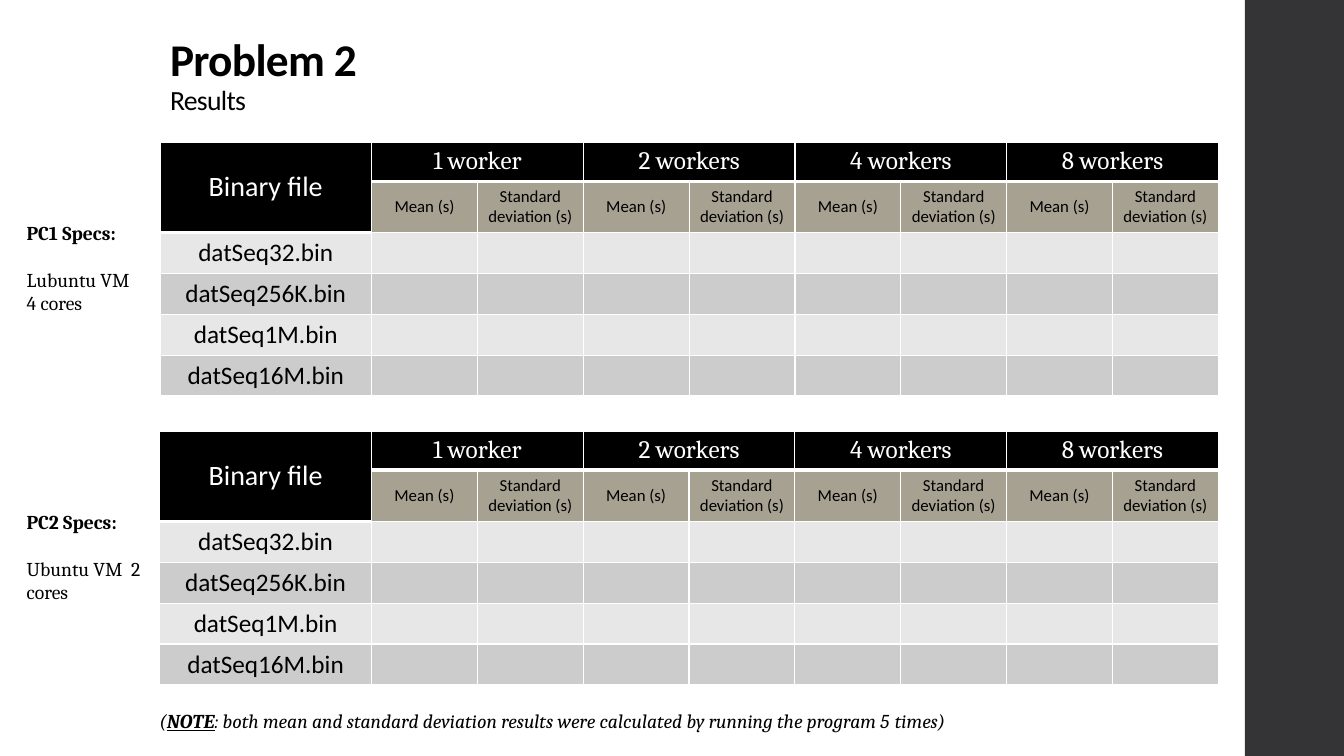
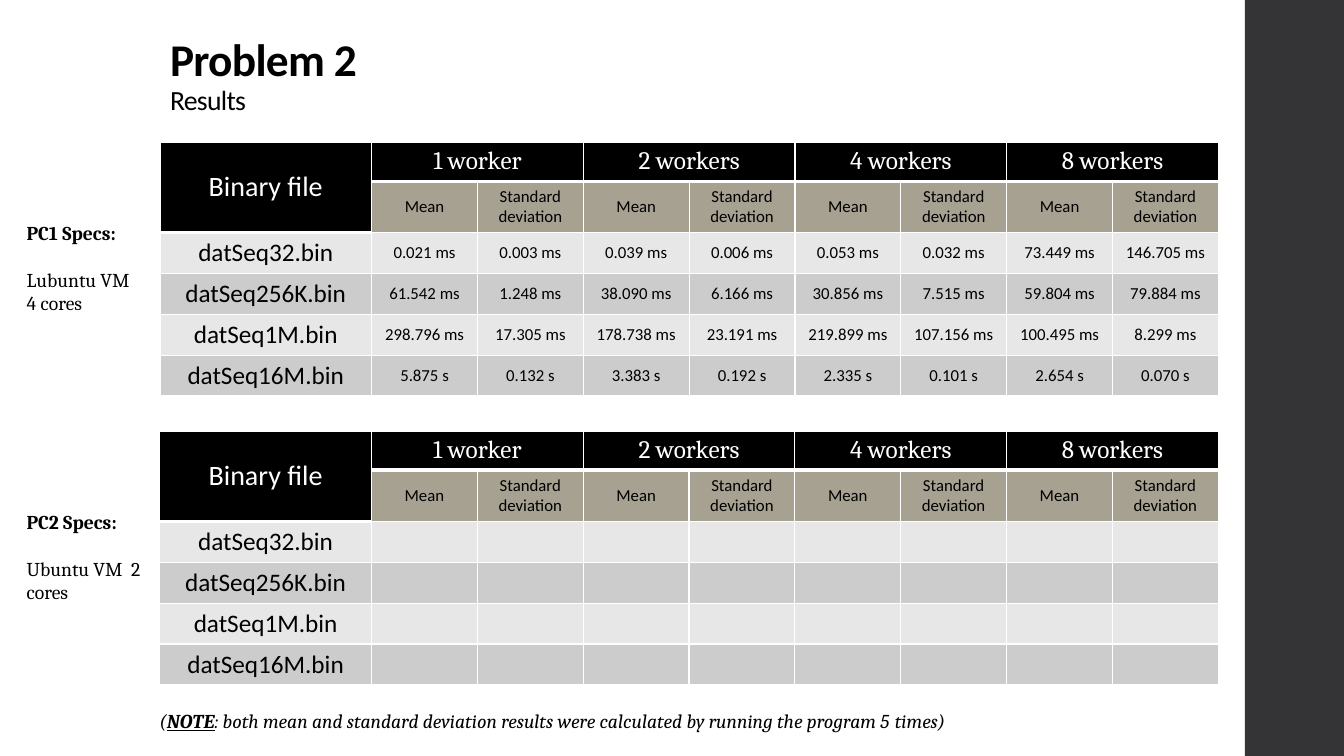
Before and after one commit to xL1fer/CLE_2022_2023, a slide deck: slide 6 of CLE2_T3G5/present.pptx. Drawn at 1344x756 pixels with LibreOffice and Linux fonts; fonts in the diff are those of the drawing. Boxes give left, top, right and bottom in pixels: in the first picture for what was removed or moved away, otherwise in the second. Text is boxed around its words. In the diff, an @@ line names an element or a change of style, - is before the commit and + after.

Commit message:
ppt update

```diff
--- a/CLE2_T3G5/present.pptx
+++ b/CLE2_T3G5/present.pptx
@@ table at (x1=160, y1=142, x2=1219, y2=394) @@
-row 2:  | Mean (s) | Standard deviation (s) | Mean (s) | Standard deviation (s) | Mean (s) | Standard deviation (s) | Mean (s) | Standard deviation (s)
+row 2:  | Mean | Standard deviation | Mean | Standard deviation | Mean | Standard deviation | Mean | Standard deviation
-row 3: datSeq32.bin |  |  |  |  |  |  |  | 
+row 3: datSeq32.bin | 0.021 ms | 0.003 ms | 0.039 ms | 0.006 ms | 0.053 ms | 0.032 ms | 73.449 ms | 146.705 ms
-row 4: datSeq256K.bin |  |  |  |  |  |  |  | 
+row 4: datSeq256K.bin | 61.542 ms | 1.248 ms | 38.090 ms | 6.166 ms | 30.856 ms | 7.515 ms | 59.804 ms | 79.884 ms
-row 5: datSeq1M.bin |  |  |  |  |  |  |  | 
+row 5: datSeq1M.bin | 298.796 ms | 17.305 ms | 178.738 ms | 23.191 ms | 219.899 ms | 107.156 ms | 100.495 ms | 8.299 ms
-row 6: datSeq16M.bin |  |  |  |  |  |  |  | 
+row 6: datSeq16M.bin | 5.875 s | 0.132 s | 3.383 s | 0.192 s | 2.335 s | 0.101 s | 2.654 s | 0.070 s
@@ table at (x1=160, y1=432, x2=1219, y2=684) @@
-row 2:  | Mean (s) | Standard deviation (s) | Mean (s) | Standard deviation (s) | Mean (s) | Standard deviation (s) | Mean (s) | Standard deviation (s)
+row 2:  | Mean | Standard deviation | Mean | Standard deviation | Mean | Standard deviation | Mean | Standard deviation
```
Also in this commit, not shown: 4 other slides changed, 8 other files.
